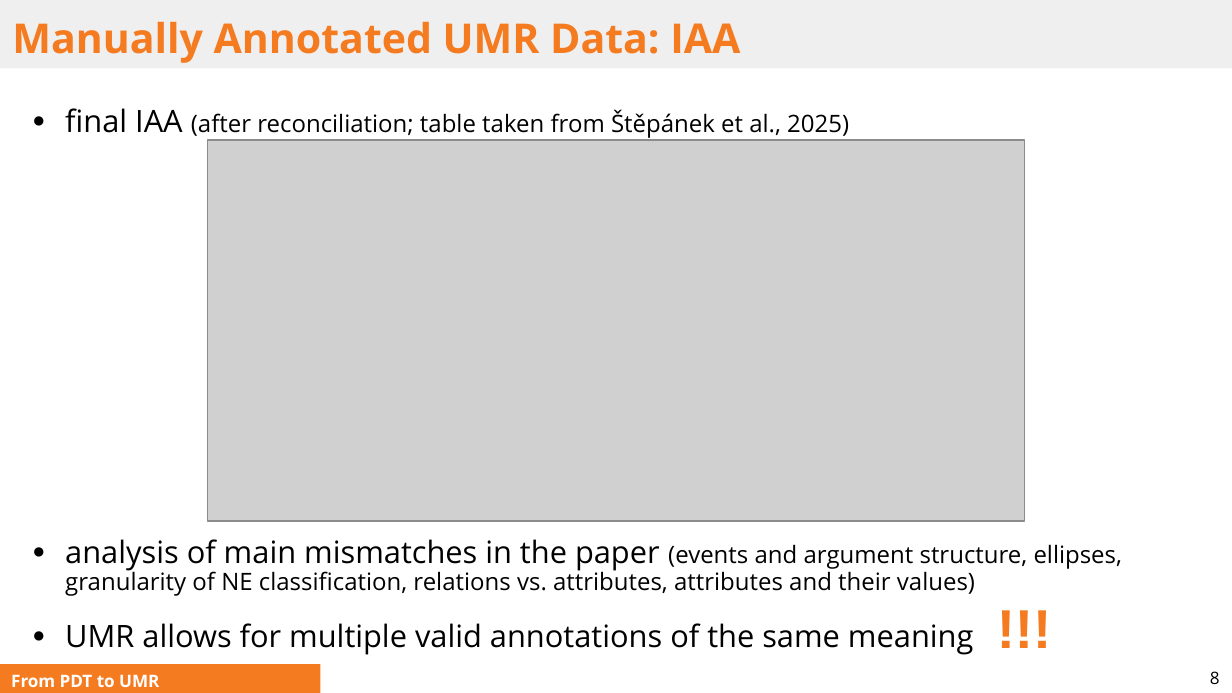
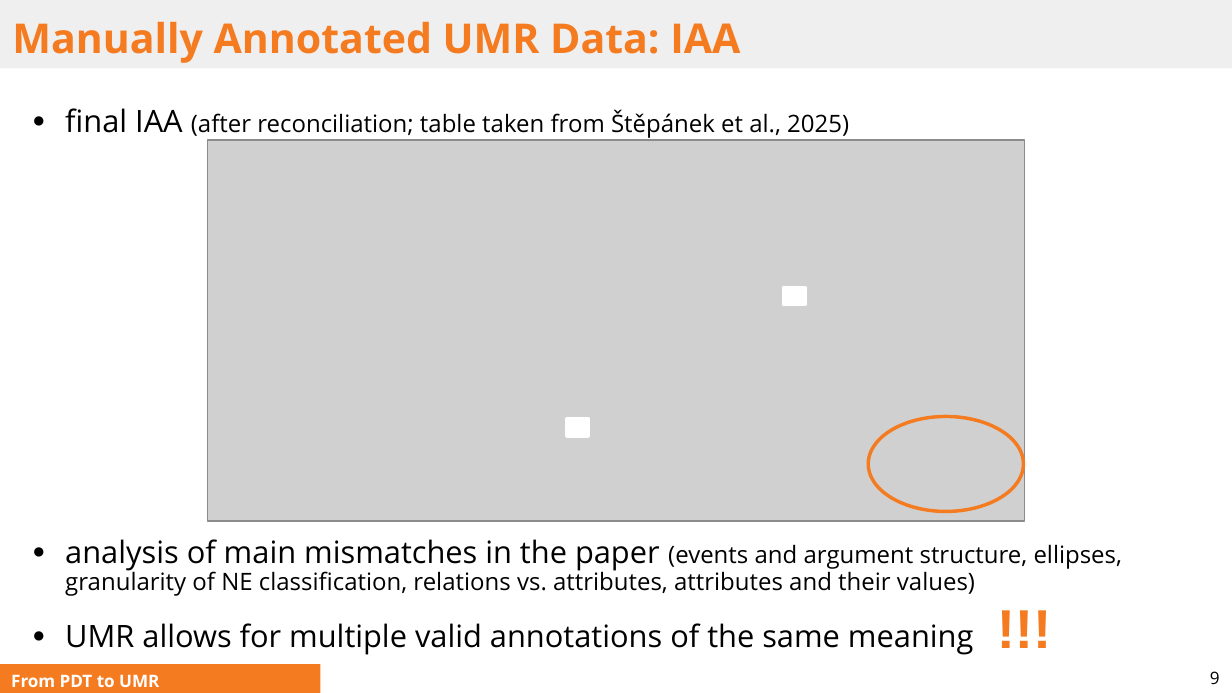
Before and after one commit to ufal/UMR, a slide deck: slide 9 of papers/2025-ITAT-slides.pptx (slide 8 before the commit). Drawn at 1232x693 pixels with LibreOffice and Linux fonts; fonts in the diff are those of the drawing; grey boxes stand for pictures. Boxes give left, top, right and bottom in pixels: in the first picture for what was removed or moved away, otherwise in the second. Text is boxed around its words. In the diff, an @@ line names an element or a change of style, - is before the commit and + after.

```diff
--- a/papers/2025-ITAT-slides.pptx
+++ b/papers/2025-ITAT-slides.pptx
@@ rectangle added at box(784, 287, 804, 304), fill #FFFFFF, outline #FFFFFF 2 pt @@
@@ rectangle added at box(567, 419, 588, 436), fill #FFFFFF, outline #FFFFFF 2 pt @@
@@ ellipse added at box(869, 416, 1024, 511), outline #F47B20 2 pt @@
@@ page number at box(1210, 671, 1220, 684): text changed @@
-8
+9
```
Also in this commit, not shown: 9 other slides changed, 1 slide added, 1 other file.
